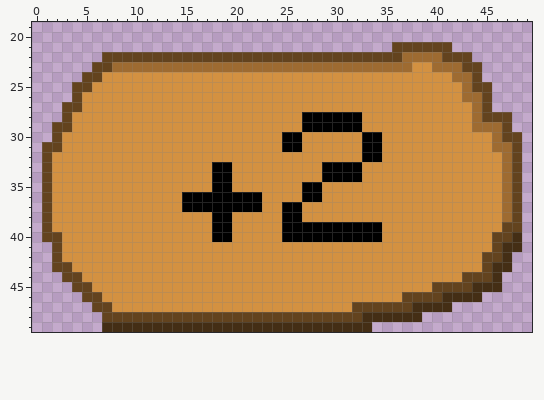
File history of a pixel-art sprite, HorsesAndGun/Content/Tiles/plus_two_tile.png. The picture above is the old version.
The file is 50x50 pixels. Shown: x 0..49, y 19..49.
The result:
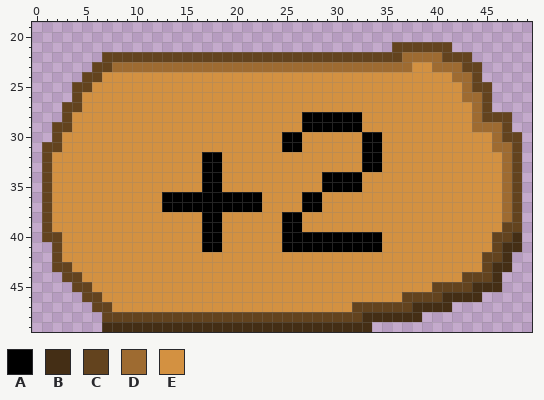
Palette (. is transparent): A #000000  B #442e15  C #63431e  D #9e6b31  E #d39141
Commit: Implement plus tiles fully.
Edits made:
Changed rows in their new state; - is an unchanged pixel.
first column x 13:
32 ----AA----------------
33 ----A-E---------EEEEAA
34 ----A-E---------------
35 ----A-E-------EEAAAA--
36 AA--------------------
37 AA----------EEAA------
38 ----A-E---------------
39 ----A-E-------EEEEEEEE
40 ----A-E---------------
41 ----AA------AAAAAAAAAA
